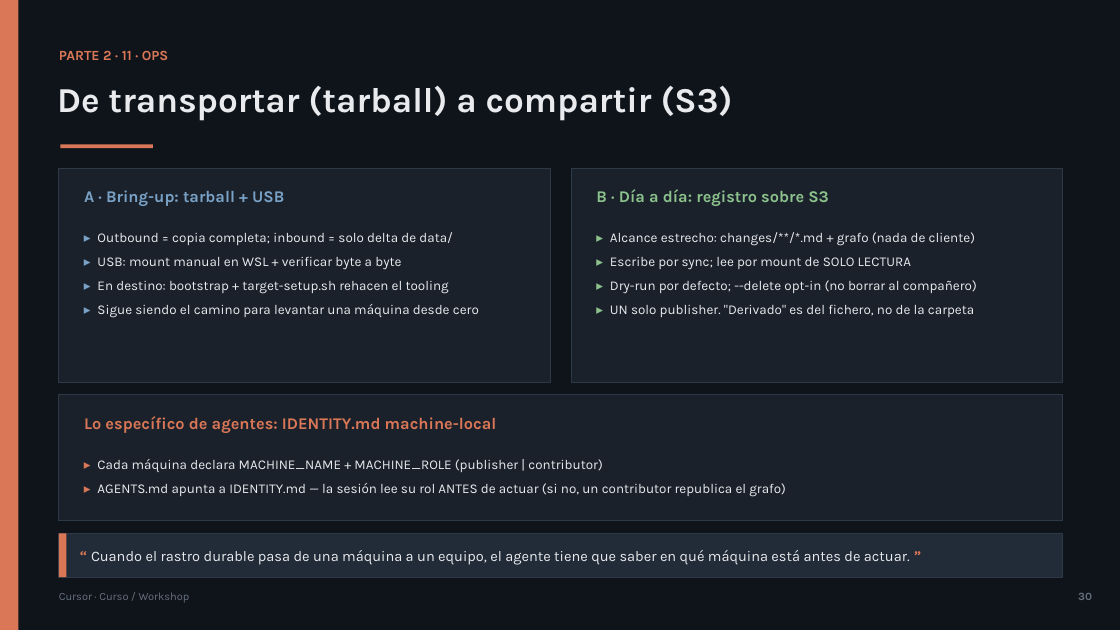
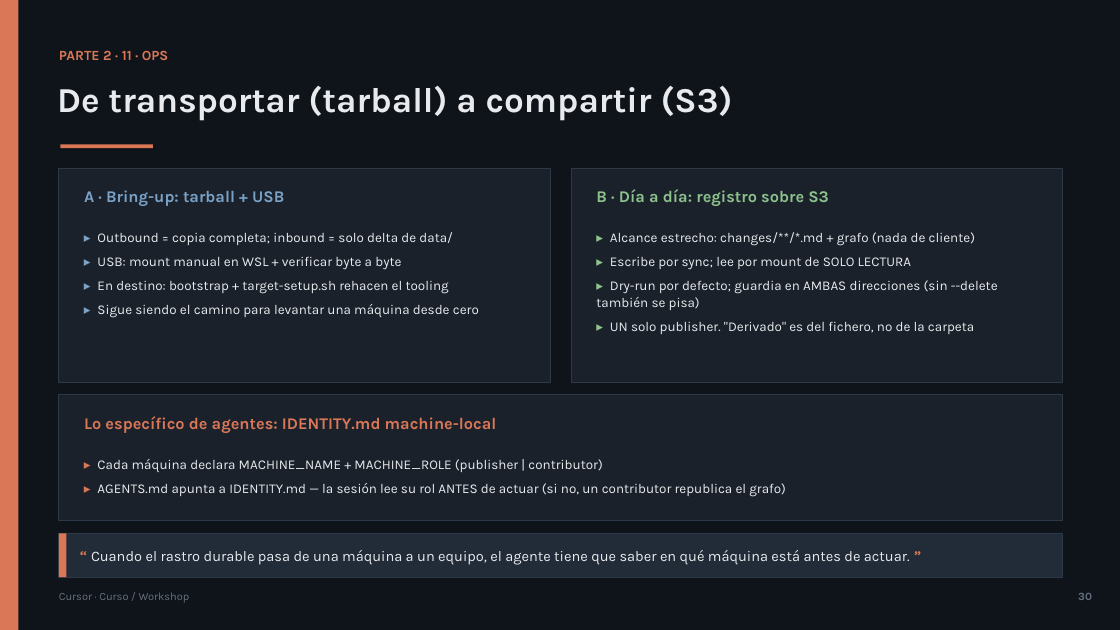
Before and after one commit to olonok69/cursor_code_ml_engineer, a slide deck: slide 30 of presentacion/Cursor_Presentacion.pptx. Drawn at 1120x630 pixels with LibreOffice and Linux fonts; fonts in the diff are those of the drawing. Boxes give left, top, right and bottom in pixels: in the first picture for what was removed or moved away, otherwise in the second. Text is boxed around its words. In the diff, an @@ line names an element or a change of style, - is before the commit and + after.

```diff
--- a/presentacion/Cursor_Presentacion.pptx
+++ b/presentacion/Cursor_Presentacion.pptx
@@ text at [596,280,998,310]: text changed @@
-▸ Dry-run por defecto; --delete opt-in (no borrar al compañero)
+▸ Dry-run por defecto; guardia en AMBAS direcciones (sin --delete también se pisa)
```
Also in this commit, not shown: 41 other files.
